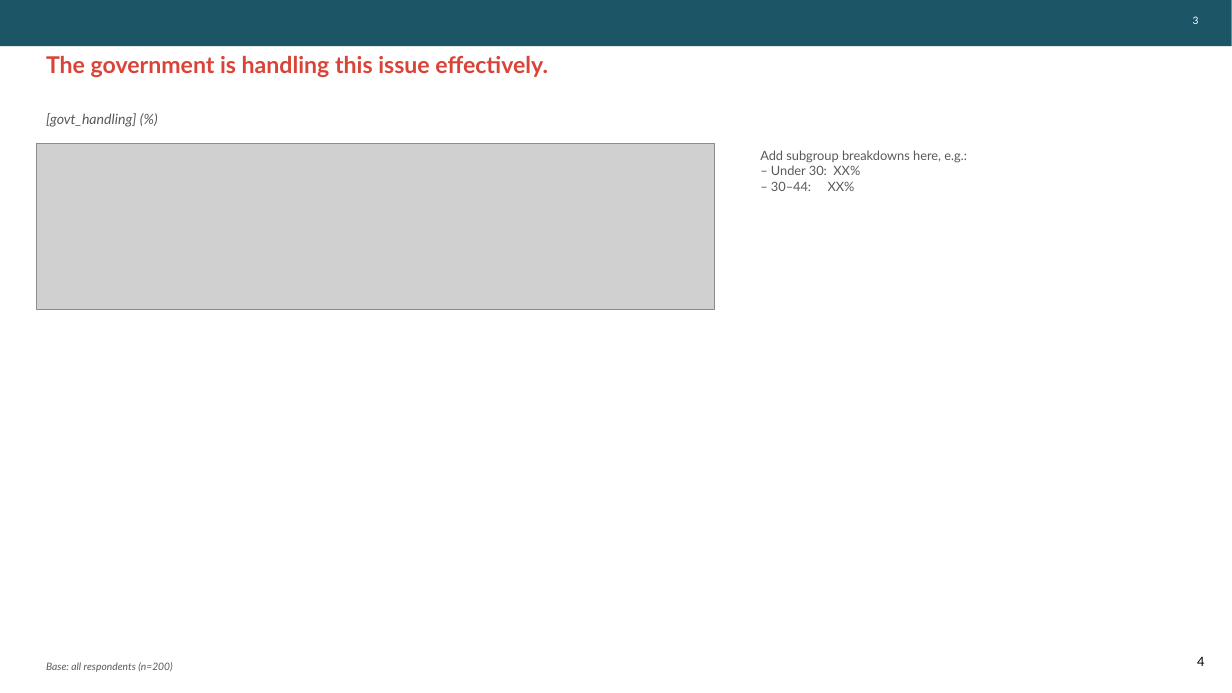
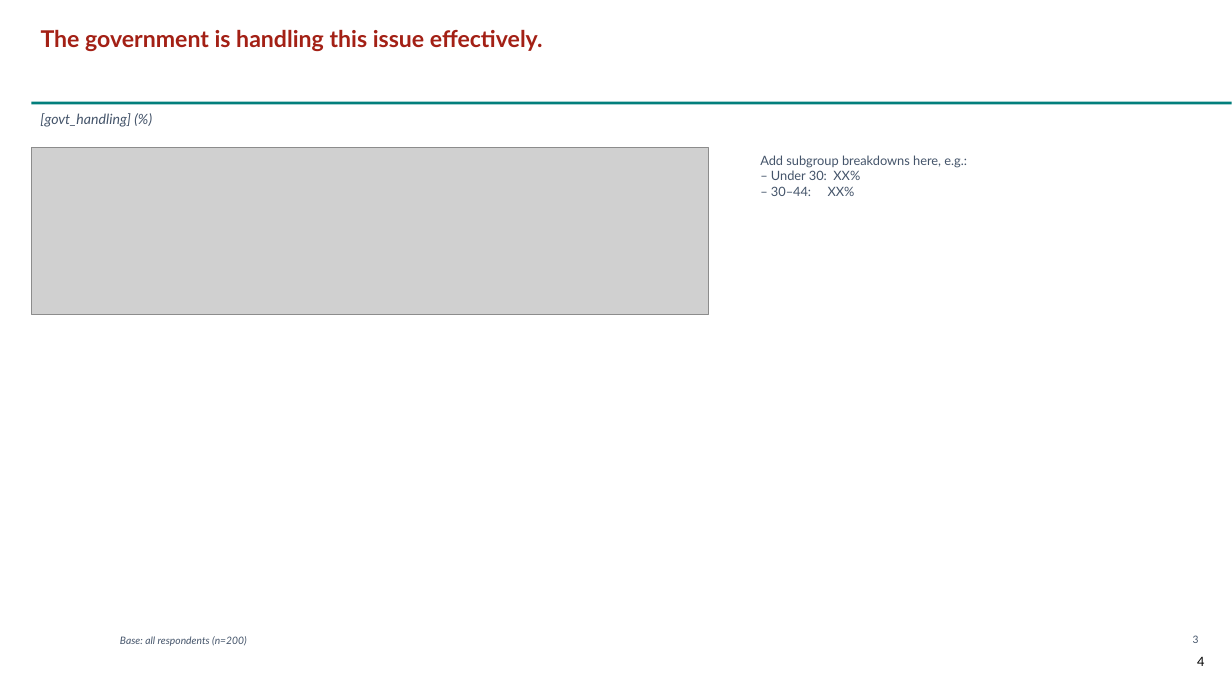
Before and after one commit to ThomasB4242/Test-1, a slide deck: slide 4 of sample_data/output.pptx. Drawn at 1232x693 pixels with LibreOffice and Linux fonts; fonts in the diff are those of the drawing; grey boxes stand for pictures; background and template pictures are left out. Boxes give left, top, right and bottom in pixels: in the first picture for what was removed or moved away, otherwise in the second. Text is boxed around its words. In the diff, an @@ line names an element or a change of style, - is before the commit and + after.

```diff
--- a/sample_data/output.pptx
+++ b/sample_data/output.pptx
@@ text "The government is handling this ...": place and size @@
-text "The government is handling this ..." at bbox=[46, 56, 548, 77]
+text "The government is handling this ..." at bbox=[41, 29, 543, 51]
@@ text "The government is handling this ..." at bbox=[41, 29, 543, 51]: text colour #D94438 to #A32015 @@
@@ text colour #58595B to #44546A in 3 elements at bbox=[760, 155, 967, 196], bbox=[120, 636, 247, 646], bbox=[40, 113, 131, 127] @@
@@ rectangle: place and size @@
-rectangle at bbox=[0, 0, 1232, 46]
+rectangle at bbox=[31, 102, 1232, 104]
@@ rectangle at bbox=[31, 102, 1232, 104]: fill #1B5566 to #027F7C @@
@@ picture: place and size @@
-picture at bbox=[37, 143, 714, 310]
+picture at bbox=[31, 148, 709, 314]
@@ text "3": place and size @@
-text "3" at bbox=[1193, 16, 1199, 24]
+text "3" at bbox=[1193, 635, 1199, 643]
@@ text "3" at bbox=[1193, 635, 1199, 643]: text colour #FFFFFF to #44546A @@
@@ text "Base: all respondents (n=200)": place and size @@
-text "Base: all respondents (n=200)" at bbox=[46, 662, 173, 672]
+text "Base: all respondents (n=200)" at bbox=[120, 636, 247, 646]
```
Also in this commit, not shown: 5 other slides changed, 1 slide added, 3 slides removed, 3 other files.
